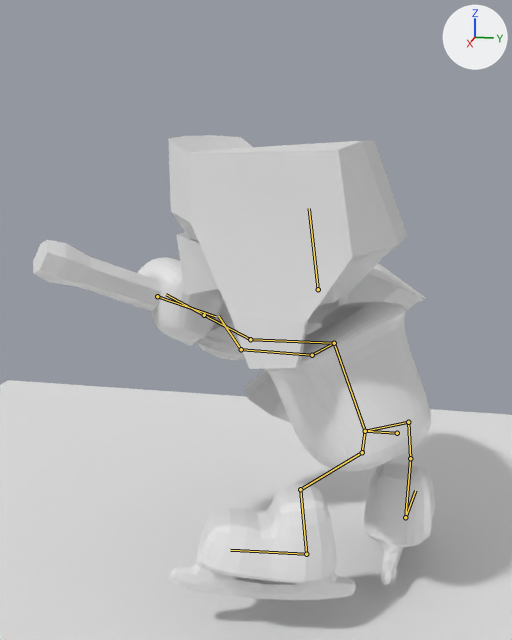
Renders of the Blender file Models/ice smasher.blend from each side of a commit.
Camera for both pictures: a 50 mm camera at (8.61, 0.77, 3.33) aimed at (-1.14, -1.18, 0.89). Lighting does not change. The marker at upper right points along +X, +Y and +Z. Both versions are drawn at frame 5 of the action 'NeutralNormal'; the numbers are the values there. The bones that bend it are drawn over the model as lines.

Objects in the first picture: 'Hammer', 'Head', 'Plane', 'l hand', 'r foot', 'r foot.001', 'r hand', 'torso'.
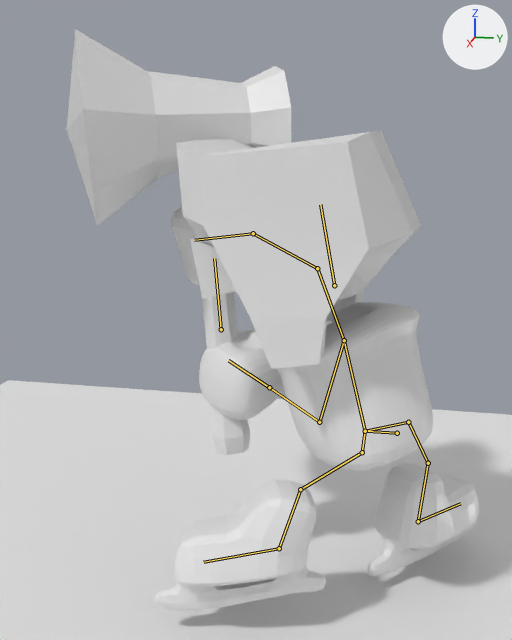
Location of each change, (x1, y1, x2, y2) in pixels of the pictures (512 x 640 px):
'Head', posed
    before: (168, 135, 407, 369)
    after: (176, 131, 421, 369)
'Hammer', posed (43% narrower, 132% taller)
    before: (33, 240, 426, 423)
    after: (67, 29, 291, 455)
'torso', posed
    before: (266, 301, 431, 471)
    after: (277, 302, 433, 471)
'r foot.001', posed (8% narrower, 14% taller)
    before: (169, 484, 356, 600)
    after: (154, 479, 326, 611)
'r foot', posed (56% wider, 8% shorter)
    before: (364, 462, 435, 585)
    after: (368, 463, 479, 576)
'l hand', posed
    before: (138, 257, 222, 346)
    after: (199, 330, 284, 420)
'r hand', posed
    before: (196, 297, 245, 360)
    after: (171, 207, 199, 286)
bone 'torso', root to tip
    before: (365, 431) to (334, 343)
    after: (365, 431) to (344, 340)
bone 'head', root to tip
    before: (318, 289) to (309, 208)
    after: (334, 285) to (320, 204)
bone 'l arm', root to tip
    before: (334, 343) to (250, 339)
    after: (344, 340) to (319, 422)
bone 'l forearm', root to tip
    before: (250, 339) to (204, 315)
    after: (319, 422) to (269, 387)
bone 'l hand', root to tip
    before: (204, 315) to (166, 294)
    after: (269, 387) to (228, 360)
bone 'r arm', root to tip
    before: (334, 343) to (312, 355)
    after: (344, 340) to (317, 268)
bone 'r forearm', root to tip
    before: (312, 355) to (241, 349)
    after: (317, 268) to (253, 233)
bone 'r hand', root to tip
    before: (241, 349) to (218, 316)
    after: (253, 233) to (194, 240)
bone 'Bone', root to tip
    before: (157, 296) to (215, 316)
    after: (221, 329) to (214, 258)
bone 'Bone.016', root to tip
    before: (300, 489) to (306, 554)
    after: (300, 489) to (279, 548)
bone 'Bone.014', root to tip
    before: (306, 554) to (230, 550)
    after: (279, 548) to (203, 562)
bone 'Bone.019', root to tip
    before: (408, 422) to (410, 458)
    after: (408, 422) to (428, 463)

What the commit changed:
Bone 'torso' (bone_torso) turns from (27, -41, -19) to (19, -42, -13) degrees about its own x, y and z.
Bone 'head' (bone_head) turns from (-12, 37, 2) to (-3, 36, 0) degrees about its own x, y and z.
Bone 'l arm' (bone_l_arm) turns from (63, -45, -25) to (6, -33, -57) degrees about its own x, y and z.
Bone 'l forearm' (bone_l_forearm) turns from (35, 17, -18) to (87, 26, -33) degrees about its own x, y and z.
Bone 'l hand' (bone_l_hand) turns from (0, 59, 90) to (0, 4, 90) degrees about its own x, y and z.
Bone 'r arm' (bone_r_arm) turns from (68, -4, 34) to (44, -45, -111) degrees about its own x, y and z.
Bone 'r forearm' (bone_r_forearm) turns from (63, 6, 12) to (-7, 6, -38) degrees about its own x, y and z.
Bone 'r hand' (bone_r_hand) turns from (-157, 30, 56) to (-34, -118, -84) degrees about its own x, y and z.
Bone 'Bone' (bone_bone) turns from (0, 80, 0) to (0, 42, 0) degrees about its own x, y and z.
Bone 'Bone.016' (bone_bone_016) turns from (62, 6, -5) to (40, 1, -1) degrees about its own x, y and z.
Bone 'Bone.014' (bone_bone_014) turns from (-12, 0, 0) to (25, 10, 6) degrees about its own x, y and z.
Bone 'Bone.019' (bone_bone_019) turns from (-20, 48, 16) to (20, 77, 52) degrees about its own x, y and z.
